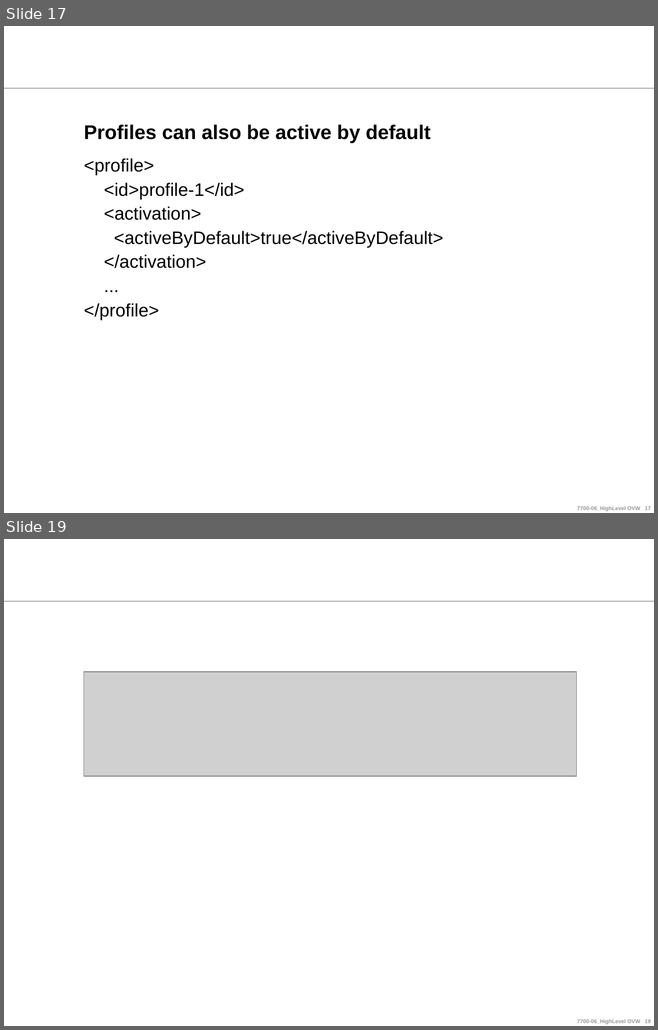
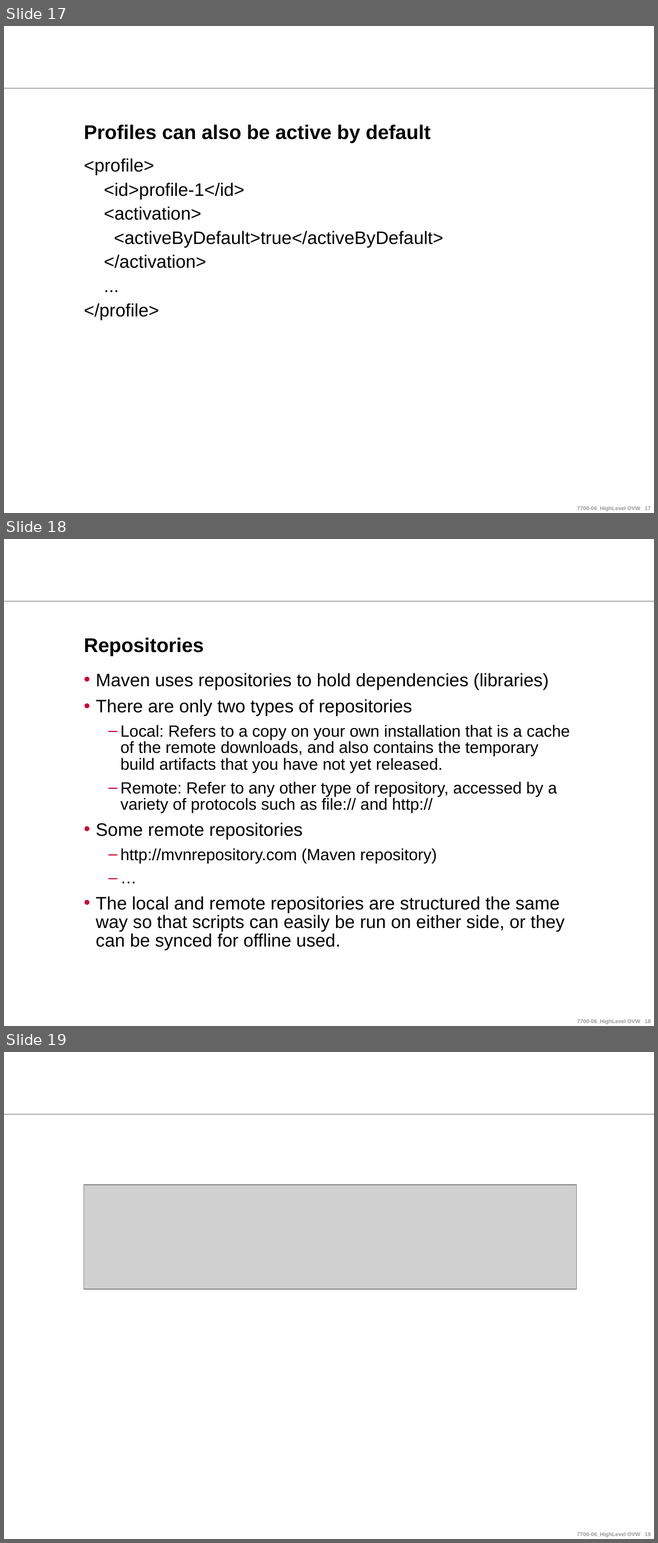
Before and after one commit to ndlongit/longnd-data, a slide deck: Document/Tutorial/[Presentation] Maven.ppt. Shown one above the other, each under a label of ours: slides 17 and 19 before the commit, slides 17, 18 and 19 after it; the slides between them are not shown. The pictures are 658x1030 and 658x1543 pixels, drawn with LibreOffice and Linux fonts; fonts in the diff are those of the drawing; grey boxes stand for pictures; background and template pictures are left out. Boxes give left, top, right and bottom in pixels: in the first picture for what was removed or moved away, otherwise in the second. Text is boxed around its words. In the diff, an @@ line names an element or a change of style, - is before the commit and + after.

```diff
--- a/Document/Tutorial/[Presentation] Maven.ppt
+++ b/Document/Tutorial/[Presentation] Maven.ppt
@@ slide 18 added at (x1=4, y1=539, x2=654, y2=1026), background #FFFFFF; not listed: 2 template elements that a slide beside it also shows @@
@@ title added at (x1=84, y1=638, x2=204, y2=656), 22 pt, text #000000, bold @@
+Repositories
@@ text added at (x1=96, y1=673, x2=570, y2=950), 18 pt, text #000000 @@
+• Maven uses repositories to hold dependencies (libraries)
+• There are only two types of repositories
+  – Local: Refers to a copy on your own installation that is a cache of the remote downloads, and also contains the temporary build artifacts that you have not yet released.
+  – Remote: Refer to any other type of repository, accessed by a variety of protocols such as file:// and http://
+• Some remote repositories
+  – http://mvnrepository.com (Maven repository)
+  – …
+• The local and remote repositories are structured the same way so that scripts can easily be run on either side, or they can be synced for offline used.
```
Also in this commit, not shown: 2 slides changed, 1 slide removed.
